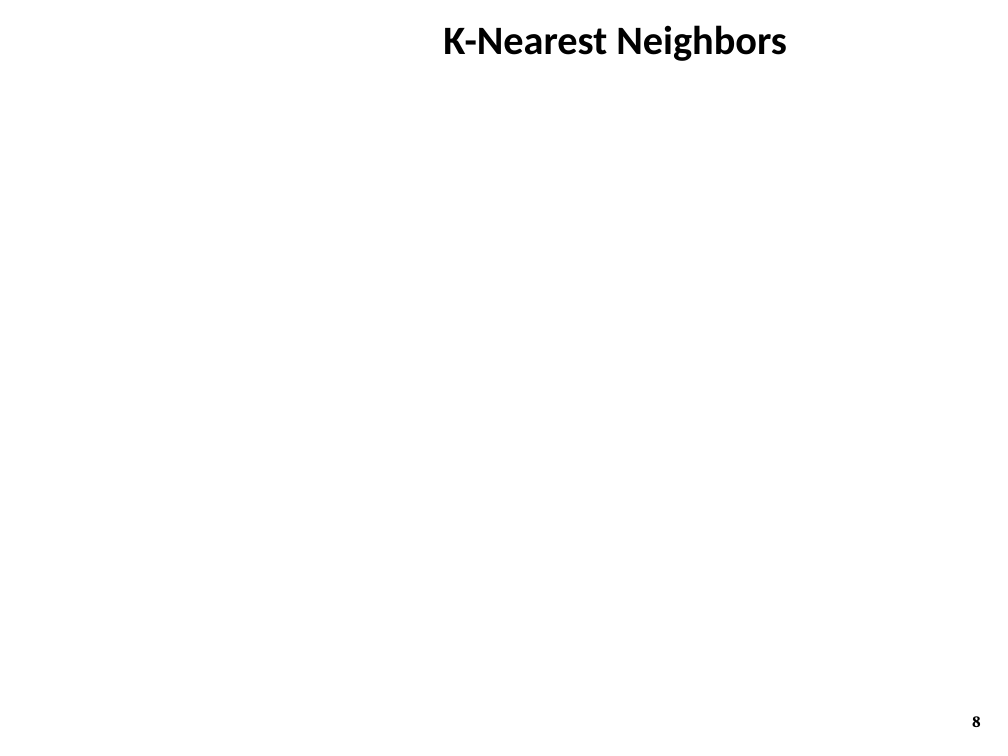
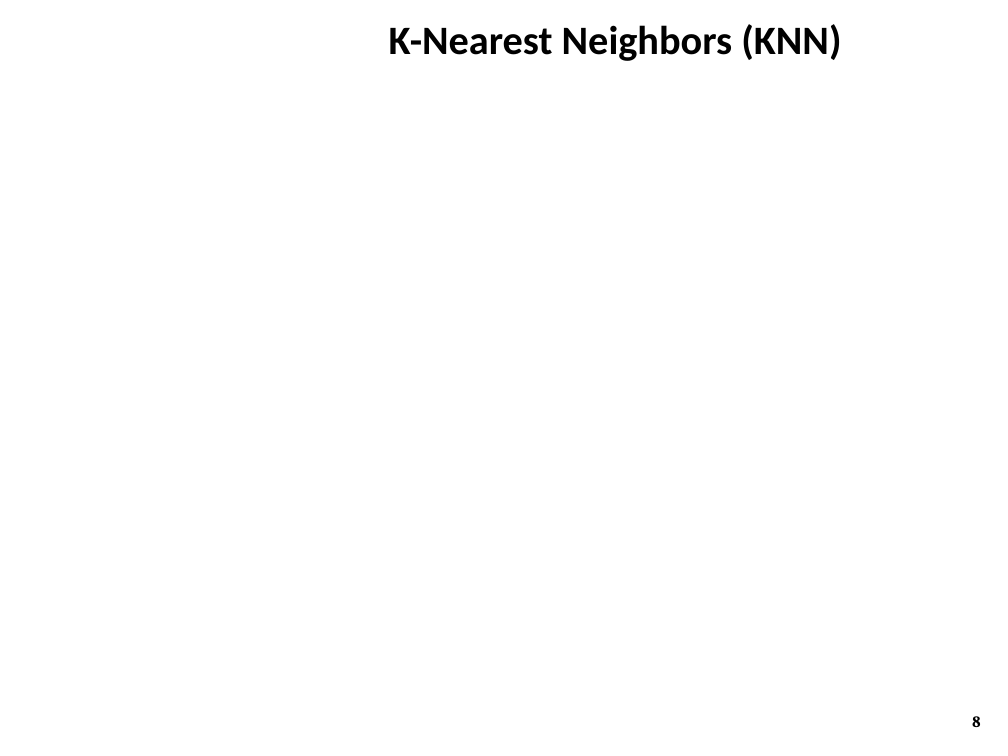
Before and after one commit to ZaydH/CS286_Project, a slide deck: slide 8 of Presentation/CS286 - Ensemble Classifier on AWS.pptx. Drawn at 1008x756 pixels with LibreOffice and Linux fonts; fonts in the diff are those of the drawing; grey boxes stand for pictures; background and template pictures are left out. Boxes give left, top, right and bottom in pixels: in the first picture for what was removed or moved away, otherwise in the second. Text is boxed around its words. In the diff, an @@ line names an element or a change of style, - is before the commit and + after.

```diff
--- a/Presentation/CS286 - Ensemble Classifier on AWS.pptx
+++ b/Presentation/CS286 - Ensemble Classifier on AWS.pptx
@@ title at [389,24,841,61]: text changed @@
-K-Nearest Neighbors
+K-Nearest Neighbors (KNN)
```
Also in this commit, not shown: 1 other slide changed.
